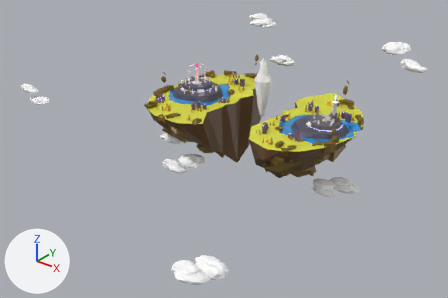
An edit to the glTF model client/public/assets/models/Islands.glb, drawn before and after from the same camera.
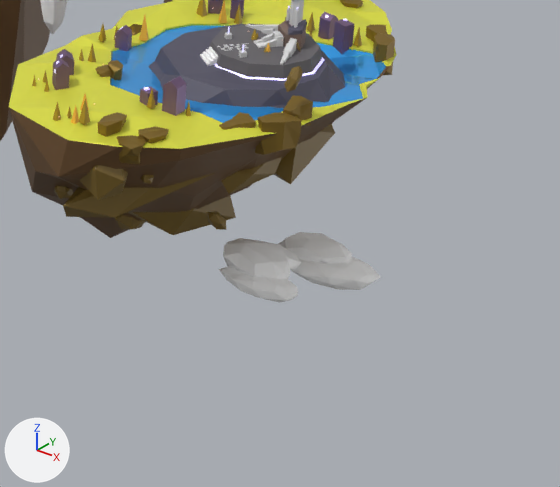
The first picture shows the older version from a camera (50 mm lens) standing at (164.0, -534.0, -319.0) and looking at (-9.0, -318.0, -453.0). The close-ups show both versions on the part from 55% to 92% of the width and 36% to 85% of the height of that picture; other places that the commit changed are outside them. Every picture has the same lights, and +X, +Y and +Z are marked at lower left. Where no turn or scale is listed for an object, it has been applied to the vertices.
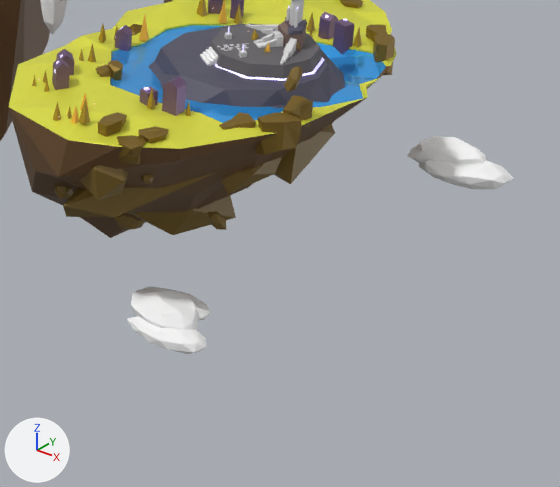
Where the newer file only moved an object's origin or applied its transform, the numbers keep the older frame.

The edits, one by one:
Object 'Icosphere.054' (ob_icosphere_054) now shows me_icosphere_005 instead of me_icosphere_007.
Object 'Nuage01.008' (ob_nuage01_008) moves from (40.7, -291.5, -468.1) to (47.6, -263.6, -460.9).
Object 'Nuage05.028' (ob_nuage05_028) moves from (39.6, -302.7, -466.3) to (34.8, -319.3, -468.7).

Where the change shows, as pixel boxes [x1, y1, x2, y2] in the close-ups (560 x 487 px):
'Nuage05.028', moved
    before: [219, 238, 301, 303]
    after: [126, 286, 211, 354]
'Nuage01.008', moved
    before: [278, 232, 381, 290]
    after: [407, 136, 514, 189]
